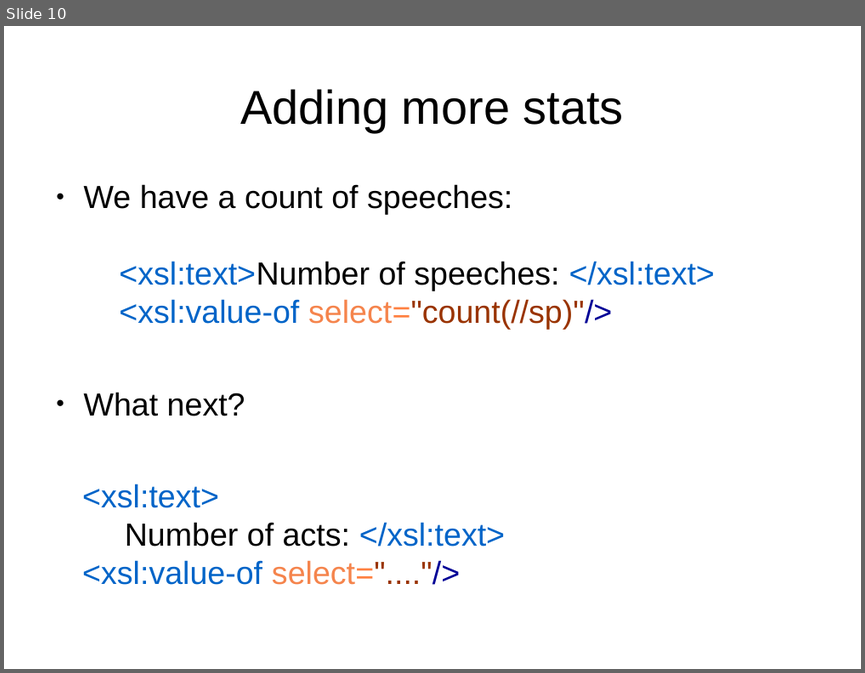
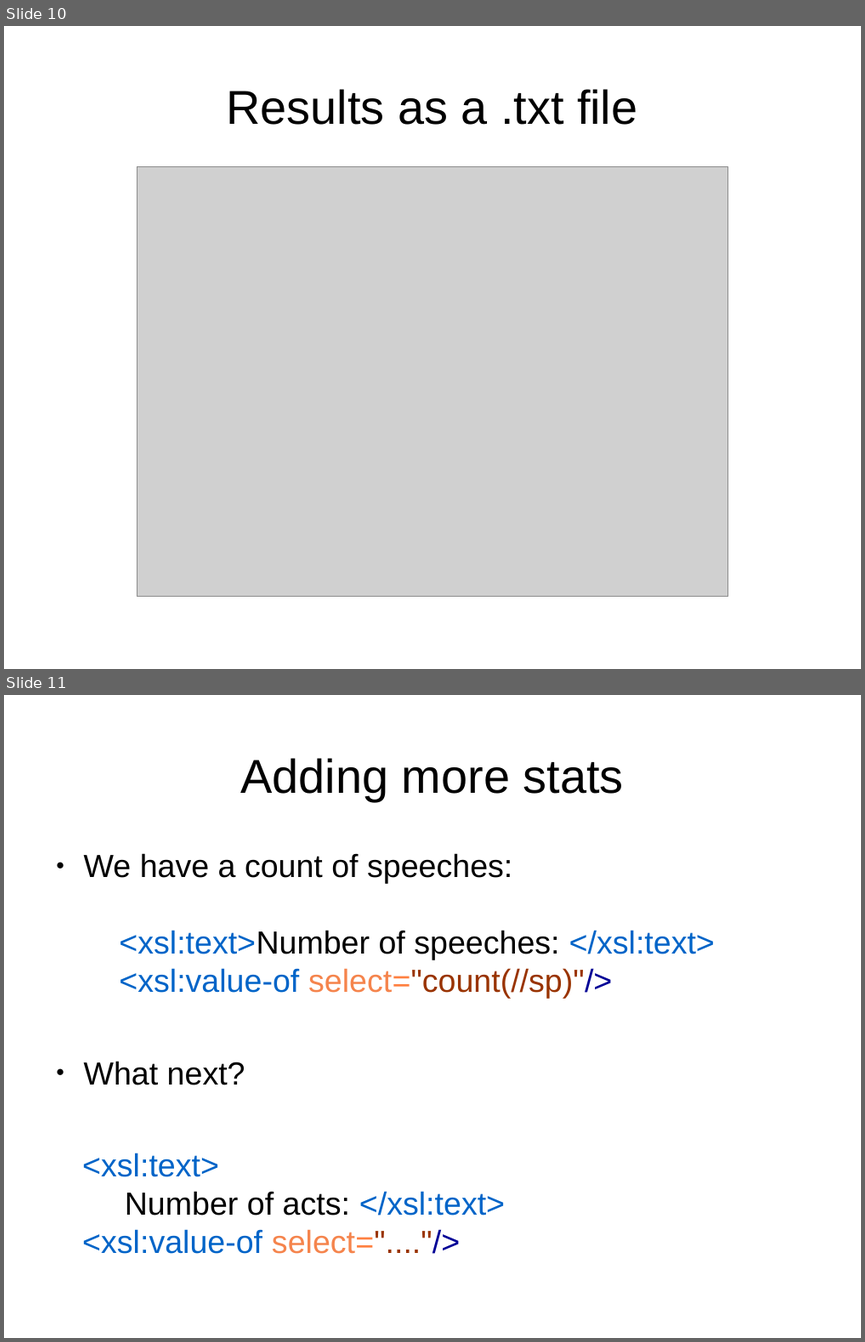
Before and after one commit to martindholmes/XSLT_workshops, a slide deck: intro/presentations/03_xslt_scenario.odp. Shown one above the other, each under a label of ours: slide 10 before the commit, slides 10 and 11 after it. The pictures are 865x673 and 865x1342 pixels, drawn with LibreOffice and Linux fonts; fonts in the diff are those of the drawing; grey boxes stand for pictures. Boxes give left, top, right and bottom in pixels: in the first picture for what was removed or moved away, otherwise in the second. Text is boxed around its words. In the diff, an @@ line names an element or a change of style, - is before the commit and + after.

```diff
--- a/intro/presentations/03_xslt_scenario.odp
+++ b/intro/presentations/03_xslt_scenario.odp
@@ slide 10 added at <box>4,26,861,669</box>, background #FFFFFF @@
@@ title added at <box>226,89,637,125</box>, 44 pt, text #000000 @@
+Results as a .txt file
@@ picture added at <box>137,167,729,596</box> @@
@@ what was slide 10 is now slide 11 @@
```
Also in this commit, not shown: 3 other files.
